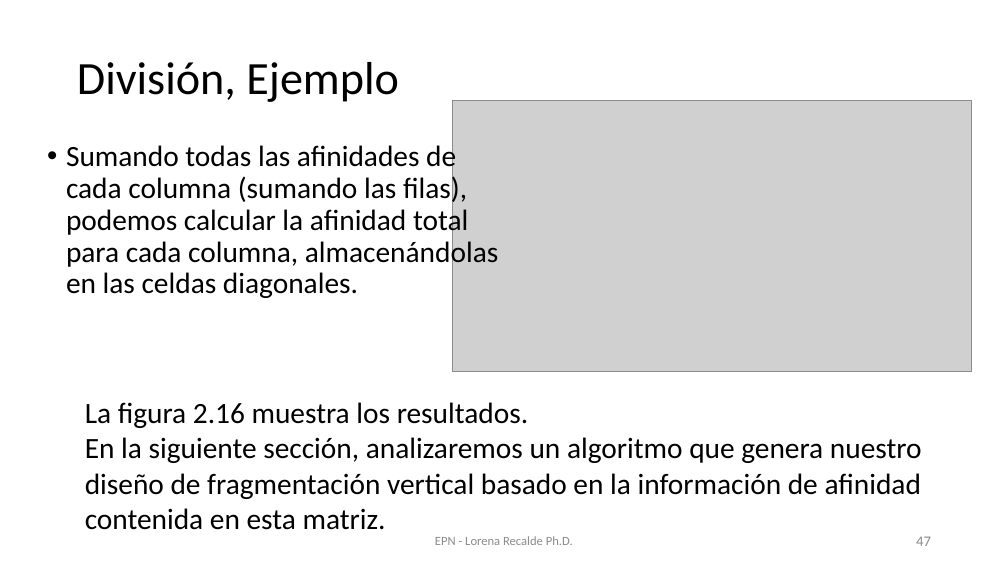
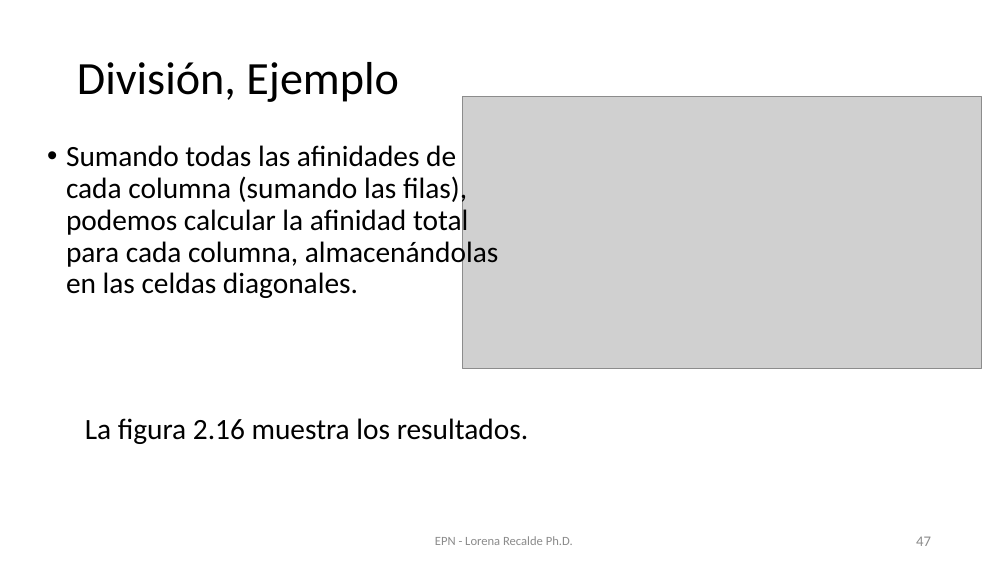
Before and after one commit to lore10/BDDD, a slide deck: slide 47 of slides/Semana3_V1.pptx. Drawn at 1008x567 pixels with LibreOffice and Linux fonts; fonts in the diff are those of the drawing; grey boxes stand for pictures. Boxes give left, top, right and bottom in pixels: in the first picture for what was removed or moved away, otherwise in the second. Text is boxed around its words. In the diff, an @@ line names an element or a change of style, - is before the commit and + after.

```diff
--- a/slides/Semana3_V1.pptx
+++ b/slides/Semana3_V1.pptx
@@ picture: place and size @@
-picture at (452, 100, 972, 371)
+picture at (462, 97, 982, 368)
@@ text "La figura 2.16 muestra los ...": place and size @@
-text "La figura 2.16 muestra los ..." at (85, 402, 922, 530)
+text "La figura 2.16 muestra los ..." at (85, 418, 528, 444)
@@ text at (85, 437, 922, 530): paragraph removed @@
-En la siguiente sección, analizaremos un algoritmo que genera nuestro diseño de fragmentación vertical basado en la información de afinidad contenida en esta matriz.
```
Also in this commit, not shown: 5 other slides changed, 24 slides removed, 4 other files.
